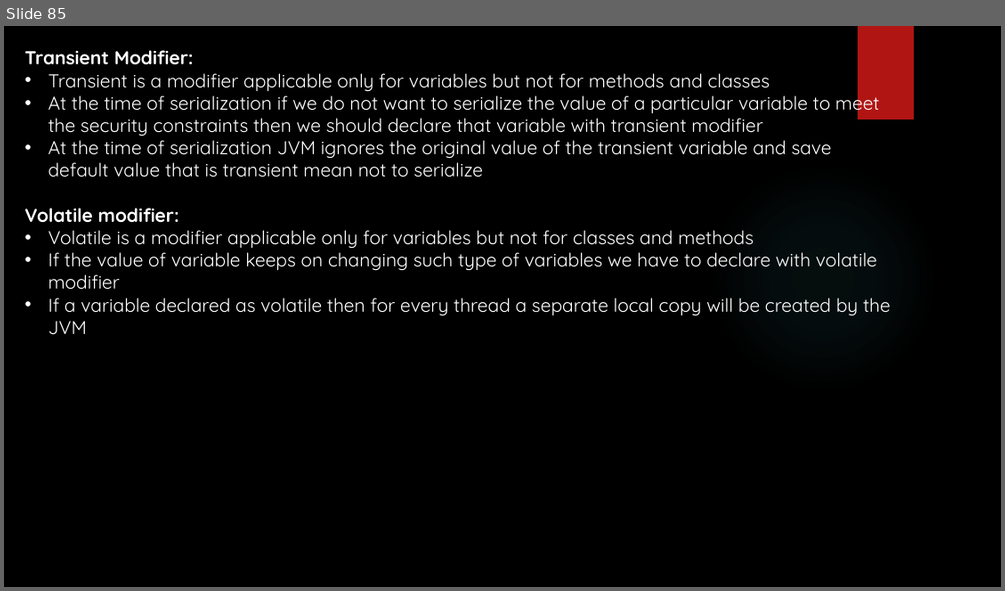
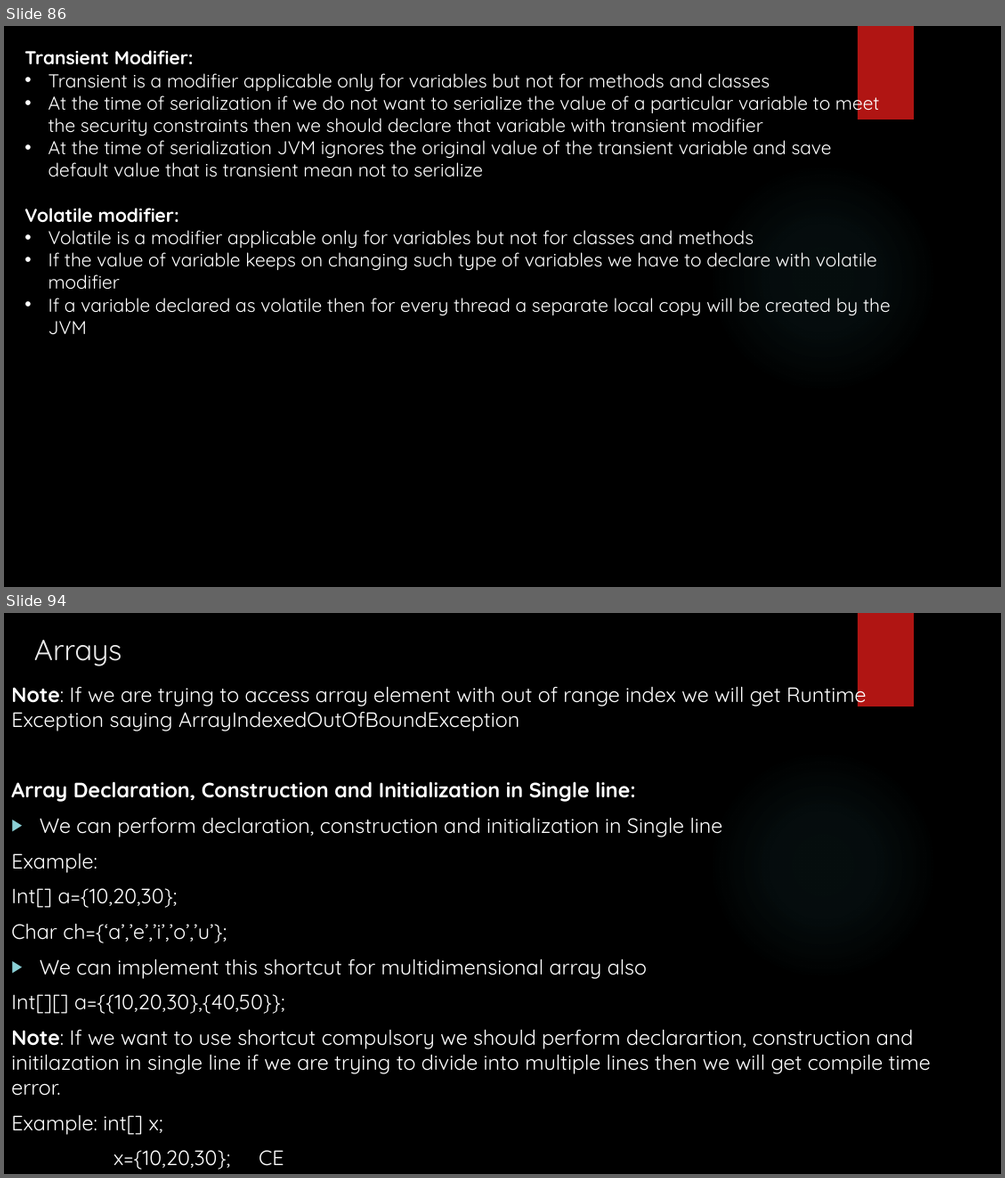
Before and after one commit to Vishalkr1091/JavaTrainingMaterial, a slide deck: Java Training - Sessions.pptx. Shown one above the other, each under a label of ours: slide 85 before the commit, slides 86 and 94 after it; the slides between them are not shown. The pictures are 1005x591 and 1005x1178 pixels, drawn with LibreOffice and Linux fonts; fonts in the diff are those of the drawing; background and template pictures are left out. Boxes give left, top, right and bottom in pixels: in the first picture for what was removed or moved away, otherwise in the second. Text is boxed around its words. In the diff, an @@ line names an element or a change of style, - is before the commit and + after.

```diff
--- a/Java Training - Sessions.pptx
+++ b/Java Training - Sessions.pptx
@@ slide 94 added at (x1=4, y1=613, x2=1001, y2=1174), background picture (left out); not listed: 2 template elements that a slide beside it also shows @@
@@ title added at (x1=34, y1=640, x2=122, y2=666), 28 pt, text #EBEBEB @@
+Arrays
@@ text added at (x1=11, y1=681, x2=930, y2=1169), 20 pt, text #FFFFFF @@
+Note: If we are trying to access array element with out of range index we will get Runtime Exception saying ArrayIndexedOutOfBoundException
+Array Declaration, Construction and Initialization in Single line:
+▶ We can perform declaration, construction and initialization in Single line
+Example:
+Int[] a={10,20,30};
+Char ch={‘a’,’e’,’i’,’o’,’u’};
+▶ We can implement this shortcut for multidimensional array also
+Int[][] a={{10,20,30},{40,50}};
+Note: If we want to use shortcut compulsory we should perform declarartion, construction and initilazation in single line if we are trying to divide into multiple lines then we will get compile time error.
+Example: int[] x;
+x={10,20,30}; CE
@@ what was slide 85 is now slide 86 @@
```
Also in this commit, not shown: 11 other slides added.
